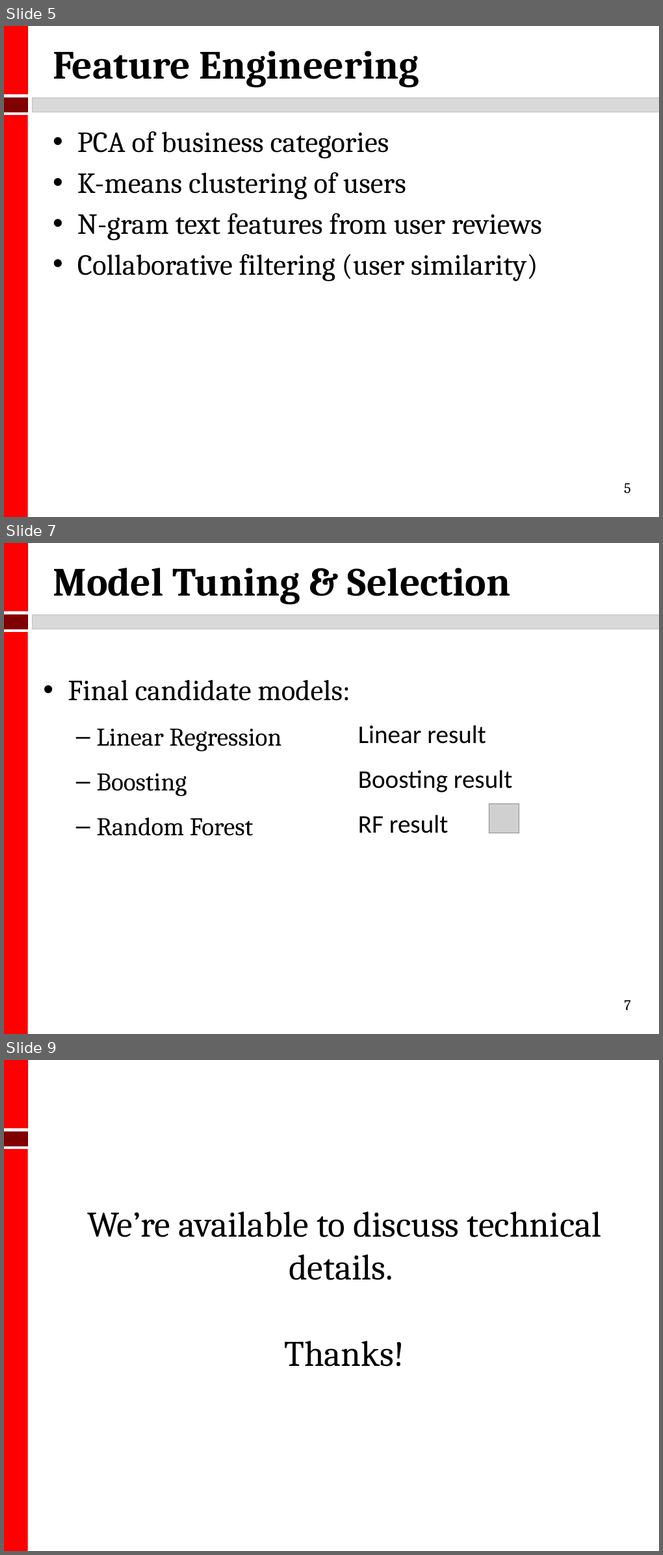
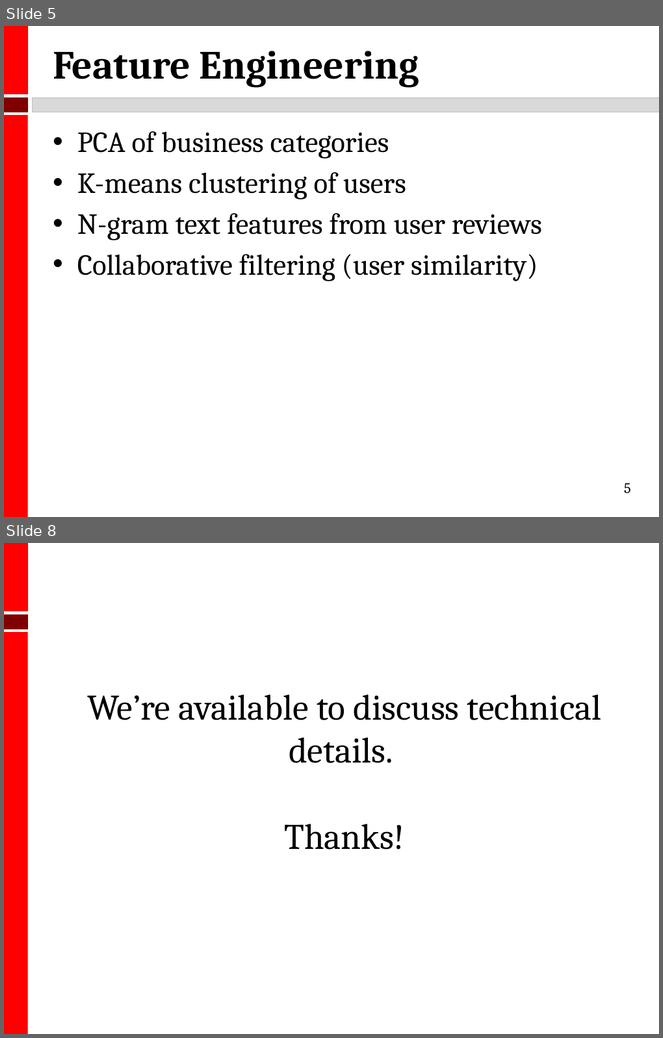
Before and after one commit to kmhoo/AdvancedMLProject, a slide deck: advML_final_presentation.pptx. Shown one above the other, each under a label of ours: slides 5, 7 and 9 before the commit, slides 5 and 8 after it; the slides between them are not shown. The pictures are 663x1555 and 663x1038 pixels, drawn with LibreOffice and Linux fonts; fonts in the diff are those of the drawing; grey boxes stand for pictures. Boxes give left, top, right and bottom in pixels: in the first picture for what was removed or moved away, otherwise in the second. Text is boxed around its words. In the diff, an @@ line names an element or a change of style, - is before the commit and + after.

```diff
--- a/advML_final_presentation.pptx
+++ b/advML_final_presentation.pptx
@@ slide 7 removed at [4, 543, 659, 1034], background #FFFFFF; not listed: 4 template elements that a slide beside it also shows @@
@@ title removed at [53, 568, 511, 604] @@
-Model Tuning & Selection
@@ text removed at [68, 680, 350, 836] @@
-• Final candidate models:
-  – Linear Regression
-  – Boosting
-  – Random Forest
@@ text removed at [358, 725, 513, 834] @@
-Linear result
-Boosting result
-RF result
@@ picture removed at [489, 804, 519, 834] @@
@@ page number removed at [624, 1001, 631, 1010] @@
-7
@@ what was slide 9 is now slide 8 @@
```
Also in this commit, not shown: 2 slides changed, 2 slides added, 2 other slides removed.
